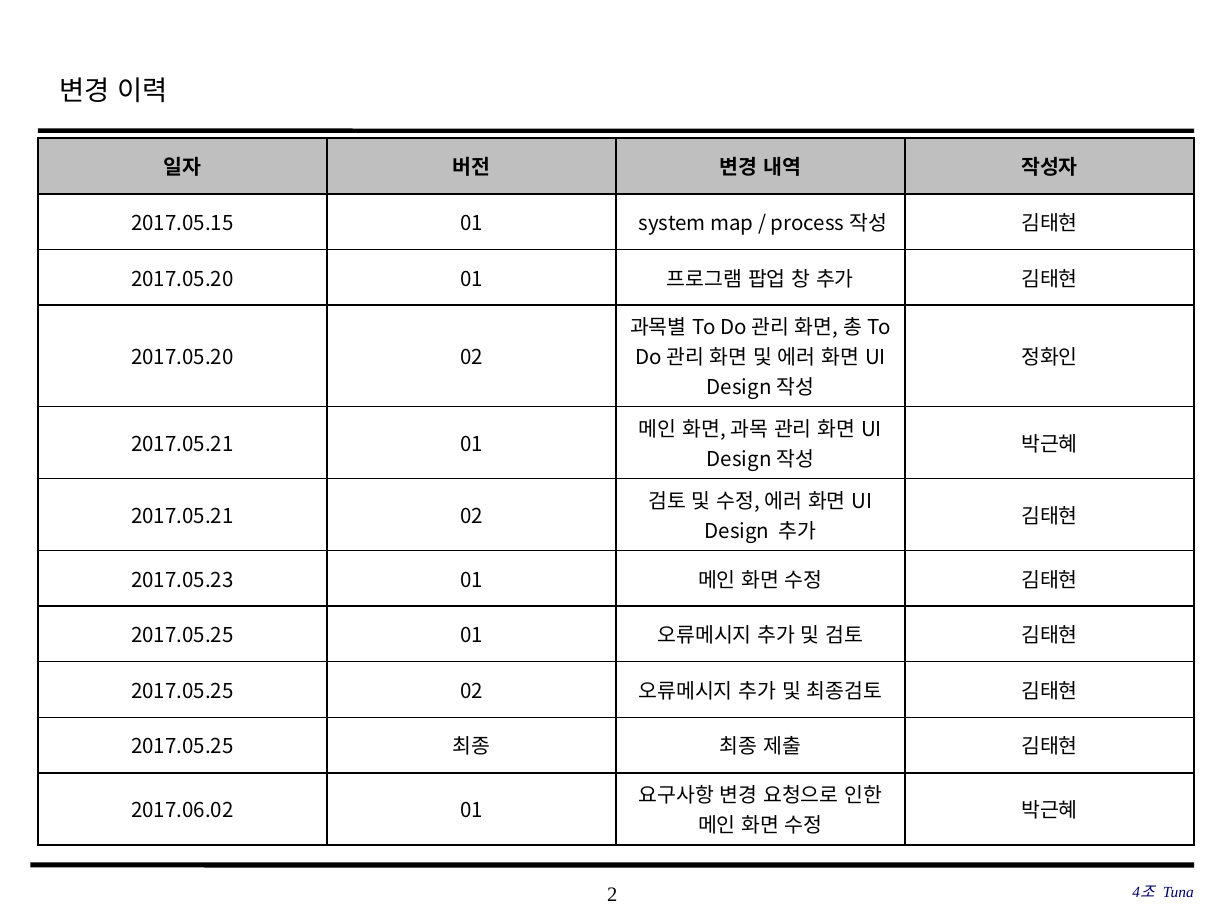
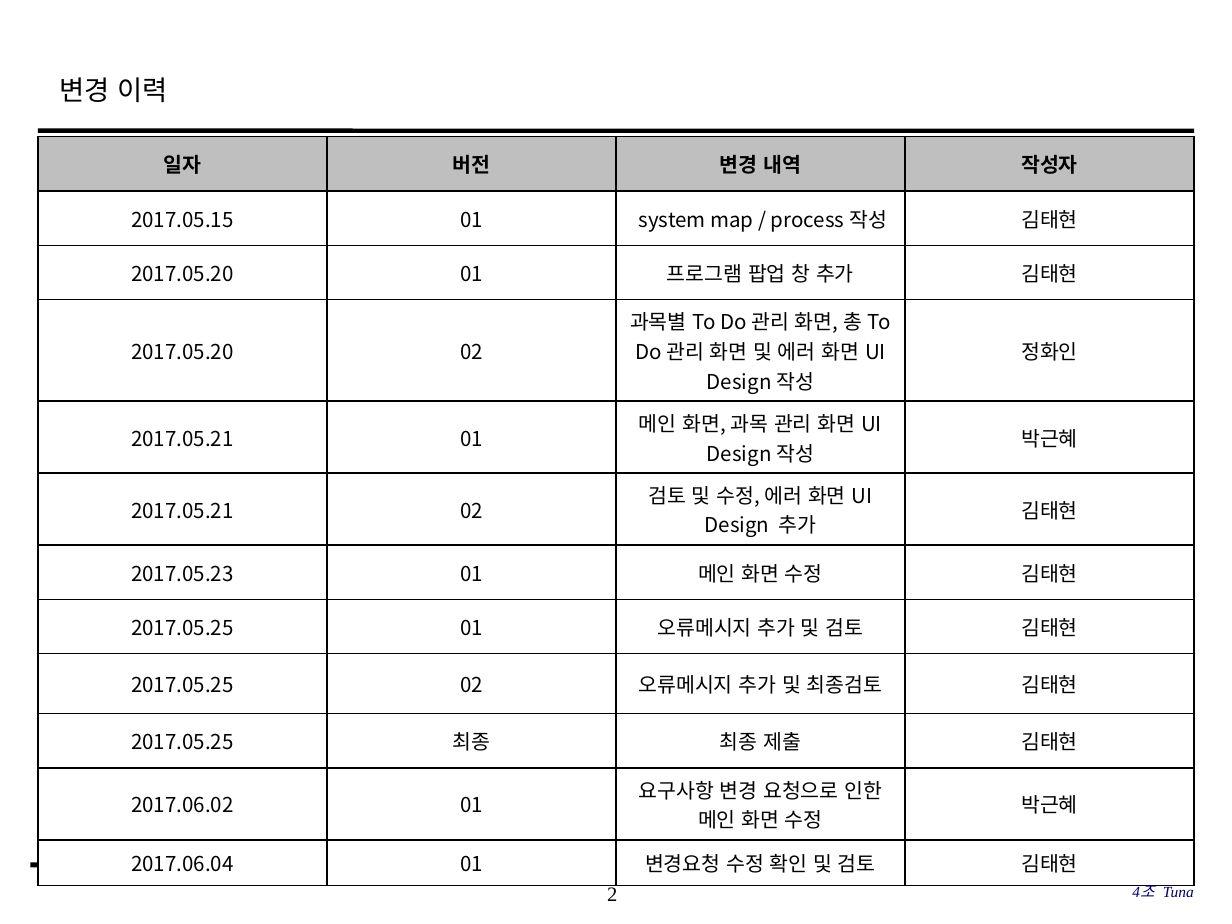
Before and after one commit to SE-admin/SE2017_4_tuna, a slide deck: slide 2 of doc/3_ 설계서/UI Design 설계서.pptx. Drawn at 1232x924 pixels with LibreOffice and Linux fonts; fonts in the diff are those of the drawing; background and template pictures are left out. Boxes give left, top, right and bottom in pixels: in the first picture for what was removed or moved away, otherwise in the second. Text is boxed around its words. In the diff, an @@ line names an element or a change of style, - is before the commit and + after.

Commit message:
doc/3_ 설계서/UI Design 설계서.pptx 요구사항 변경에 대한 수정완료 확인 및 검토

```diff
--- a/doc/3_ 설계서/UI Design 설계서.pptx
+++ b/doc/3_ 설계서/UI Design 설계서.pptx
@@ table at [38,137,1196,877] @@
+row 12: 2017.06.04 | 01 | 변경요청 수정 확인 및 검토 | 김태현
```
Also in this commit, not shown: 20 other slides changed.
